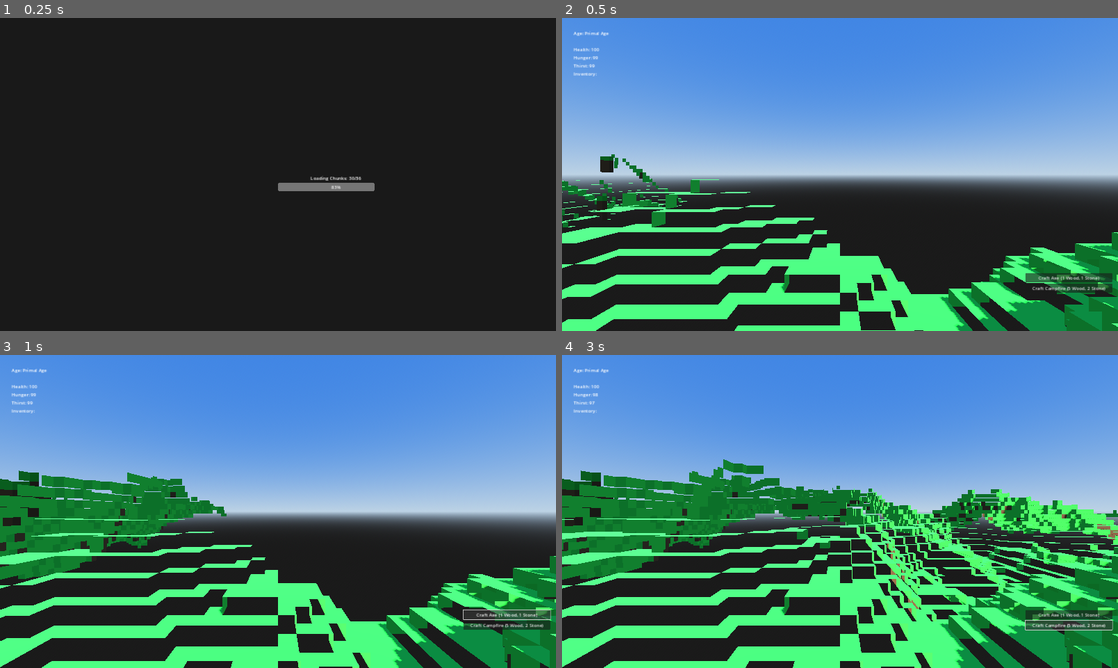
Above: before the commit, frames 1-4 (two rows, left to right).
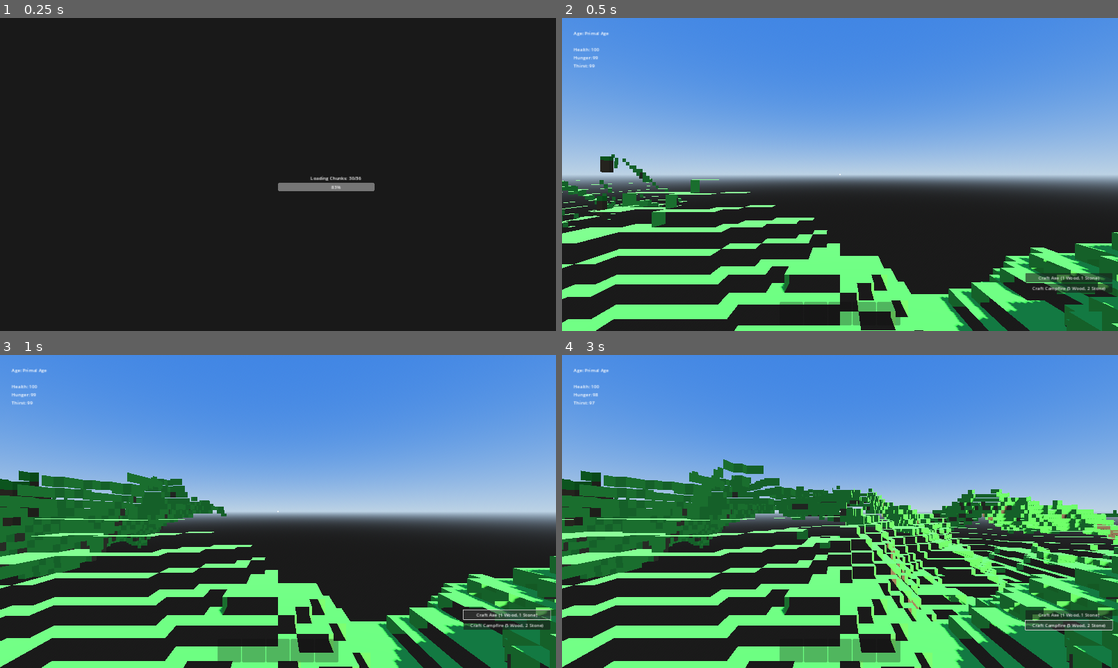
Above: after the commit, the same moments.

Repository: rizwanrizz78/agebound
Game: Godot game, scene res://scenes/Main.tscn
Two runs of this game, one before a commit and one after it. Both use one fixed random seed, a clock stepped at 60 frames per second and the inputs below.
Inputs:
- Up to frame 1 (0.25 s): no input
- Up to frame 2 (0.5 s): no input
- Up to frame 3 (1 s): click "Craft Axe (1 Wood, 1 Stone)" at 0.5 s
- Up to frame 4 (3 s): click "Craft Campfire (5 Wood, 2 Sto…" at 1.25 s; click "Craft Axe (1 Wood, 1 Stone)" at 2 s; click "Craft Campfire (5 Wood, 2 Sto…" at 2.75 s

Frame 1 is identical in both runs. In frame 2, 11% of the frame differs, in the area x 0-100%, y 17-100%; in frame 3, 12%; in frame 4, 18%.
Error in both runs: Cannot call method 'has_method' on a previously freed instance. (res://scripts/Main.gd:34)

Commit message:
fix: Improve Visuals & Inventory Feedback
- Added center Crosshair for aiming.
- Implemented Visual Hotbar (5 slots) replacing text inventory.
- Fixed Block Drops to correctly identify block type (Dirt, Stone, Wood).
- Improved Block Colors for better visual distinction.

Co-authored-by: rizwanrizz78 <177443404+rizwanrizz78@users.noreply.github.com>

Diff:
--- a/scripts/player/Player.gd
+++ b/scripts/player/Player.gd
@@ -80,14 +80,22 @@
 				break_timer += delta
 				if break_timer >= max_break_time:
 					var block_pos = Vector3i(floor(point.x - normal.x * 0.5), floor(point.y - normal.y * 0.5), floor(point.z - normal.z * 0.5))
-					# Remove block (set to AIR)
-					if world and world.has_method("set_block"):
-						world.set_block(block_pos, 0) # 0 is AIR
-						# Simple drop logic
-						if block_pos.y > 10:
-							Global.add_item("wood", 1)
-						else:
-							Global.add_item("stone", 1)
+
+					if world and world.has_method("get_block_type"):
+						var type = world.get_block_type(block_pos)
+						var item_name = "dirt" # Default
+
+						match type:
+							1: item_name = "dirt" # DIRT
+							2: item_name = "dirt" # GRASS drops dirt
+							3: item_name = "stone" # STONE
+							4: item_name = "wood" # WOOD
+							5: item_name = "sapling" # LEAVES (chance?)
+							6: item_name = "sand" # SAND
+
+						if type != 0: # Don't break AIR
+							world.set_block(block_pos, 0) # 0 is AIR
+							Global.add_item(item_name, 1)
 
 					break_timer = 0.0
 					# Do not force reset global, let player hold to keep breaking
--- a/scripts/ui/HUD.gd
+++ b/scripts/ui/HUD.gd
@@ -7,6 +7,8 @@
 var quest_label : Label
 var inventory_label : Label
 var break_progress : ProgressBar
+var hotbar_container : HBoxContainer
+var hotbar_slots = []
 
 var craft_axe_btn : Button
 var craft_campfire_btn : Button
@@ -36,8 +38,60 @@
 	thirst_label = Label.new()
 	vbox.add_child(thirst_label)
 
-	inventory_label = Label.new()
-	vbox.add_child(inventory_label)
+	# Removed old text inventory
+	# inventory_label = Label.new()
+	# vbox.add_child(inventory_label)
+
+	# Hotbar (Bottom Center)
+	hotbar_container = HBoxContainer.new()
+	hotbar_container.set_anchors_preset(Control.PRESET_BOTTOM_WIDE) # Or CENTER_BOTTOM
+	hotbar_container.alignment = BoxContainer.ALIGNMENT_CENTER
+	hotbar_container.custom_minimum_size = Vector2(0, 80)
+	hotbar_container.position.y = -100 # Offset manually if needed
+	hotbar_container.grow_horizontal = Control.GROW_DIRECTION_BOTH
+	hotbar_container.grow_vertical = Control.GROW_DIRECTION_BEGIN
+	hotbar_container.anchor_top = 1.0
+	hotbar_container.anchor_bottom = 1.0
+	hotbar_container.offset_bottom = -20 # Margin from bottom
+	hotbar_container.offset_top = -100
+	add_child(hotbar_container)
+
+	for i in range(5):
+		var slot = Panel.new()
+		slot.custom_minimum_size = Vector2(80, 80)
+		var lbl = Label.new()
+		lbl.text = ""
+		lbl.horizontal_alignment = HORIZONTAL_ALIGNMENT_CENTER
+		lbl.vertical_alignment = VERTICAL_ALIGNMENT_BOTTOM
+		lbl.set_anchors_preset(Control.PRESET_FULL_RECT)
+		slot.add_child(lbl)
+		hotbar_container.add_child(slot)
+		hotbar_slots.append({"panel": slot, "label": lbl})
+
+	# Crosshair (Center)
+	var crosshair = ColorRect.new()
+	crosshair.set_anchors_preset(Control.PRESET_CENTER)
+	crosshair.custom_minimum_size = Vector2(4, 4)
+	crosshair.color = Color(1, 1, 1, 0.8)
+	crosshair.position = -crosshair.custom_minimum_size / 2 # Center pivot manually?
+	# Actually PRESET_CENTER centers it relative to parent size, but origin is top-left.
+	# We need to offset by half size.
+	# But let's just use CenterContainer if needed, or simple offset logic.
+	# A 4x4 rect at center is fine.
+	add_child(crosshair)
+	# Fix position after adding?
+	# Better to use a CenterContainer for crosshair? Overkill.
+	# Just set position in _process or use anchors with offset.
+	crosshair.grow_horizontal = Control.GROW_DIRECTION_BOTH
+	crosshair.grow_vertical = Control.GROW_DIRECTION_BOTH
+	crosshair.anchor_left = 0.5
+	crosshair.anchor_top = 0.5
+	crosshair.anchor_right = 0.5
+	crosshair.anchor_bottom = 0.5
+	crosshair.offset_left = -2
+	crosshair.offset_top = -2
+	crosshair.offset_right = 2
+	crosshair.offset_bottom = 2
 
 	# Break Progress Bar (Center)
 	break_progress = ProgressBar.new()
@@ -119,10 +173,18 @@
 	quest_label.text = "Completed: " + desc
 
 func _on_inventory_changed():
-	var text = "Inventory:\n"
-	for item in Global.player_inventory:
-		text += item + ": " + str(Global.player_inventory[item]) + "\n"
-	inventory_label.text = text
+	# Simple visualization: Fill slots with inventory items
+	var items = Global.player_inventory.keys()
+	for i in range(hotbar_slots.size()):
+		var slot = hotbar_slots[i]
+		if i < items.size():
+			var item = items[i]
+			var count = Global.player_inventory[item]
+			slot["label"].text = item + "\n" + str(count)
+			slot["panel"].modulate = Color(1, 1, 1, 1) # Active
+		else:
+			slot["label"].text = ""
+			slot["panel"].modulate = Color(0.5, 0.5, 0.5, 0.5) # Empty
 
 func _on_craft_axe():
 	CraftingSystem.craft("stone_axe")
--- a/scripts/world/BlockData.gd
+++ b/scripts/world/BlockData.gd
@@ -12,12 +12,12 @@
 }
 
 const COLORS = {
-	Type.DIRT: Color(0.4, 0.25, 0.1),
-	Type.GRASS: Color(0.2, 0.8, 0.2),
-	Type.STONE: Color(0.5, 0.5, 0.5),
-	Type.WOOD: Color(0.35, 0.2, 0.05),
-	Type.LEAVES: Color(0.1, 0.6, 0.1),
-	Type.SAND: Color(0.9, 0.8, 0.5),
+	Type.DIRT: Color(0.42, 0.3, 0.15), # Standard Dirt Brown
+	Type.GRASS: Color(0.3, 0.7, 0.2), # Vibrant Grass Green
+	Type.STONE: Color(0.55, 0.55, 0.6), # Blue-ish Grey Stone
+	Type.WOOD: Color(0.4, 0.25, 0.1), # Dark Wood
+	Type.LEAVES: Color(0.15, 0.55, 0.1), # Darker Green Leaves
+	Type.SAND: Color(0.9, 0.85, 0.6), # Pale Sand
 	Type.WATER: Color(0.2, 0.4, 0.9, 0.8)
 }
 
--- a/scripts/world/VoxelWorld.gd
+++ b/scripts/world/VoxelWorld.gd
@@ -97,6 +97,26 @@
 	var height = int((noise.get_noise_2d(x, z) + 1.0) * 0.5 * 32.0) + 16
 	return height
 
+func get_block_type(global_pos : Vector3i):
+	# 1. Check if modified
+	if modified_blocks.has(global_pos):
+		return modified_blocks[global_pos]
+
+	# 2. Check if chunk exists and ask it?
+	# Or recalculate procedurally (same logic as Chunk generation)
+	# It's safer to recalculate procedurally to avoid needing the chunk loaded in memory strictly,
+	# but for consistency with trees (which are probabilistic), we should ideally ask the chunk.
+
+	var chunk_pos = get_chunk_coord(Vector3(global_pos.x + 0.5, global_pos.y + 0.5, global_pos.z + 0.5))
+	if chunks.has(chunk_pos):
+		return chunks[chunk_pos].get_block_type(global_pos)
+
+	# Fallback: Procedural calculation
+	# Note: This duplicates logic from VoxelChunk.gd, which is risky for maintenance.
+	# But necessary if chunk is not loaded.
+	# For now, let's assume interactions only happen on loaded chunks.
+	return 0 # AIR
+
 func set_block(global_pos : Vector3i, type):
 	modified_blocks[global_pos] = type
 	# Find which chunk needs update
Not shown, changed: README.md
